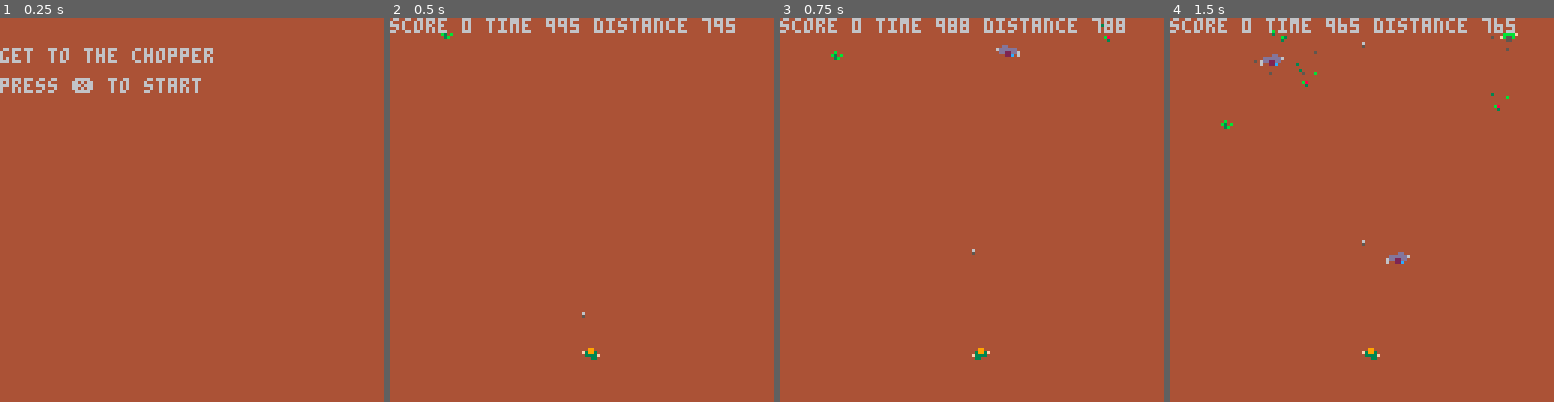
Above: before the commit, frames 1-4 (left to right).
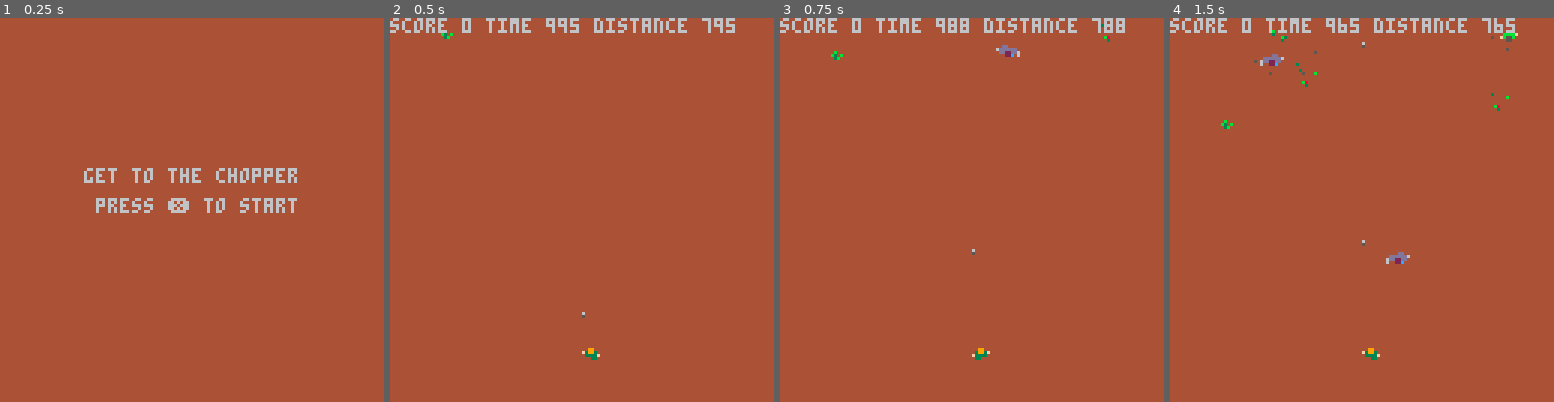
Above: after the commit, the same moments.

Repository: pond823/GetToTheChopper
Game: PICO-8 cartridge gettothechopper.p8
The game is run twice, just before and just after one commit, with the same random seed, the same clock (stepped at 60 frames per second) and the same inputs.
Inputs:
- Up to frame 1 (0.25 s): no input
- Up to frame 2 (0.5 s): tap X (X key) at 0.33 s
- Up to frame 3 (0.75 s): no input
- Up to frame 4 (1.5 s): tap X (X key) at 1.07 s

The runs differ from the first frame. In frame 1, 3.4% of the frame differs, in the area x 0-78%, y 7-51%; in frame 2, nothing differs; in frame 3, nothing differs; in frame 4, nothing differs.

Commit message:
Centred text

Diff:
--- a/gettothechopper.p8
+++ b/gettothechopper.p8
@@ -24,6 +24,7 @@
 predator_plasma={}
 
 function _init()
+  create_text()
   player.base = 110
   player.sprite = new_sprite(64,player.base,5,{1,2},1,0,0,6,4)
 
@@ -244,9 +245,18 @@
 --
 -- draw functions
 --
+
+function create_text()
+  l1 = "get to the chopper"
+  l2 = "press ❎ to start"
+  l3 = "you got to the chopper"
+  l4 = "booooom, you lose"
+end
+
 function draw_start_screen()
-    print ("get to the chopper", 0,10)
-    print ("press ❎ to start", 0,20)
+
+    print (l1, hcenter(l1),50,6)
+    print (l2, hcenter(l2),60,6)
 end
 function draw_game_screen()
   foreach(sprites, sprite_draw)
@@ -255,17 +265,22 @@
 end
 
 function draw_win_screen()
-  print("you got to the chopper")
-  print("with a score of "..game.score)
+  print (l3, hcenter(l3),50,6)
+  l5 = "with a score of "..game.score
+  print(l5, hcenter(l5),60,6)
 end
 
 function draw_lose_screen()
   circfill(64,64,game.boom, 10)
   if (game.boom < 250) game.boom +=1
-  print("booooom, you lose", 10,50,0)
-  print("with a score of "..game.score, 10,60, 0)
-end
-
+  print(l4, hcenter(l4),50,6)
+  l5 = "with a score of "..game.score
+  print(l5, hcenter(l5),60,6)
+end
+
+function hcenter(s)
+  return 64-#s*2
+end
 
 --
 -- sprite code
